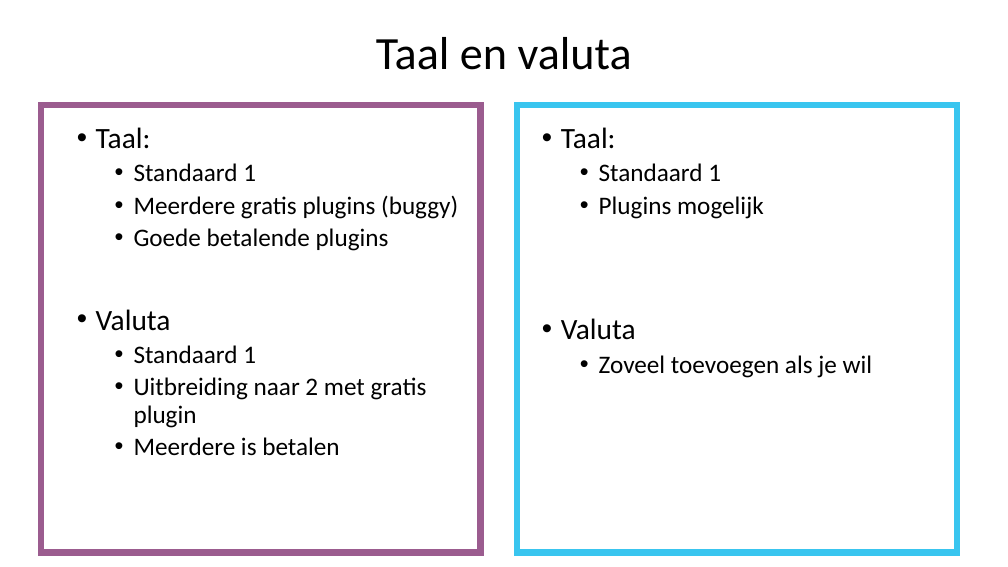
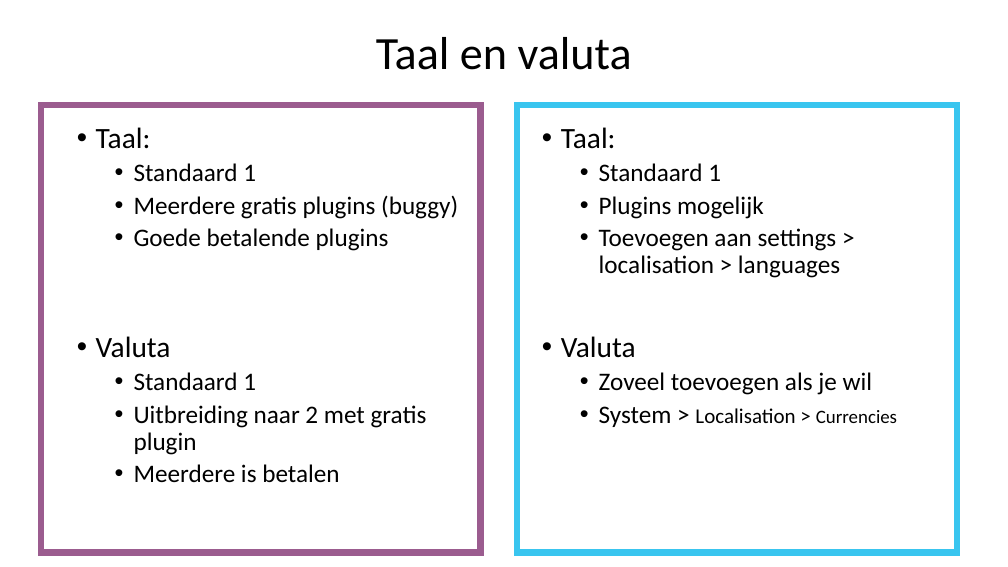
Before and after one commit to SarahJehin/WebResearch, a slide deck: slide 5 of vergelijkende_studie/Vergelijkende studie.pptx (slide 18 before the commit). Drawn at 1008x567 pixels with LibreOffice and Linux fonts; fonts in the diff are those of the drawing. Boxes give left, top, right and bottom in pixels: in the first picture for what was removed or moved away, otherwise in the second. Text is boxed around its words. In the diff, an @@ line names an element or a change of style, - is before the commit and + after.

```diff
--- a/vergelijkende_studie/Vergelijkende studie.pptx
+++ b/vergelijkende_studie/Vergelijkende studie.pptx
@@ text "Taal:" rewrapped from [96,127,458,456] to [96,127,458,483] @@
@@ text at [599,228,840,278]: paragraph added @@
+  • Toevoegen aan settings > localisation > languages
@@ text at [599,406,897,427]: paragraph added @@
+  • System > Localisation > Currencies
```
Also in this commit, not shown: 6 other slides changed, 8 slides added, 3 slides removed, 2 other files.
